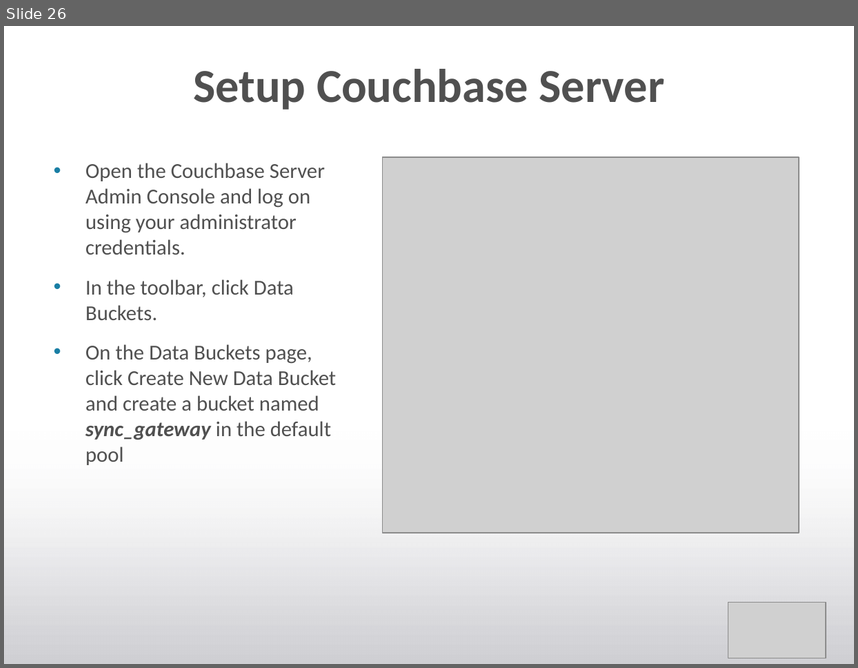
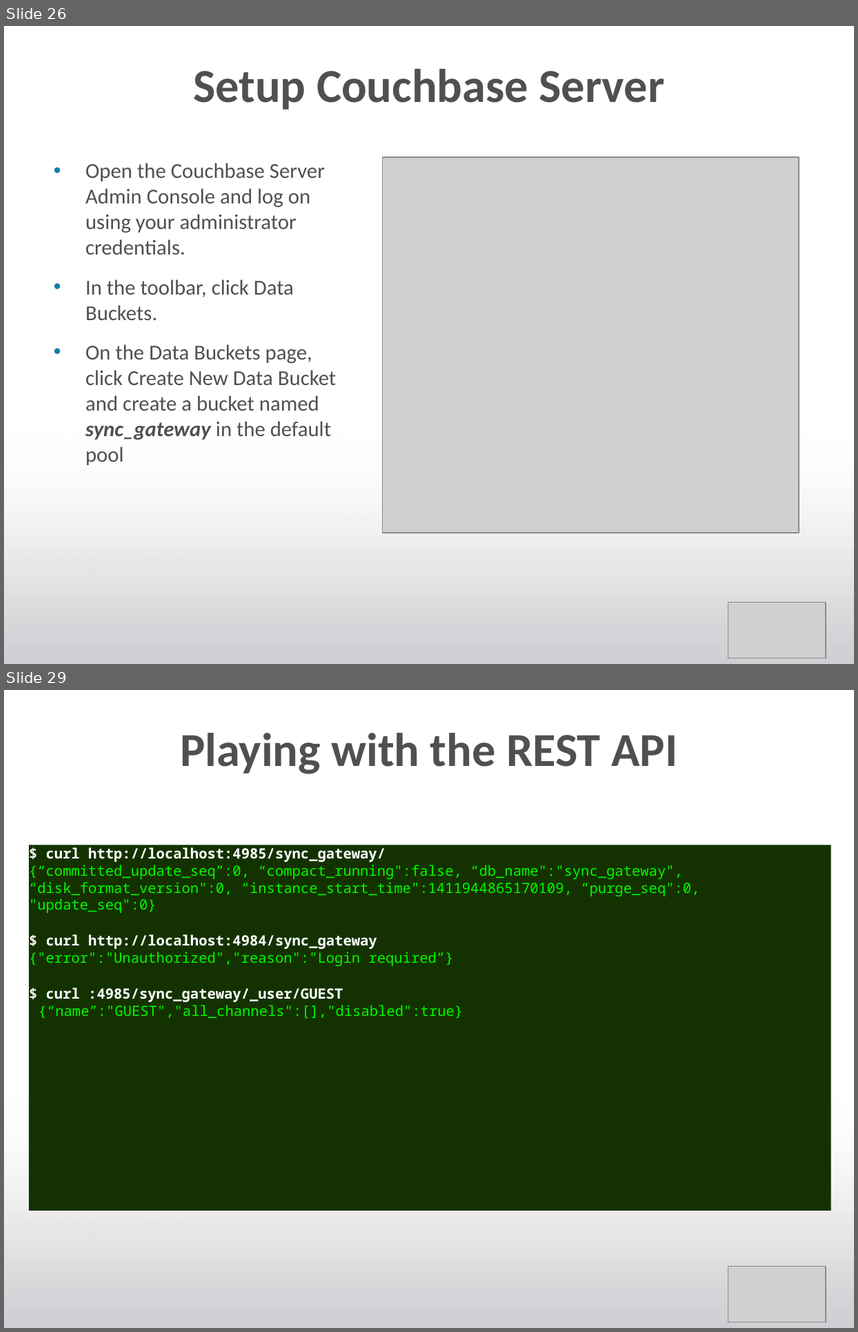
Before and after one commit to subalakr/workshop, a slide deck: mobile/presentations/IntroductionToSyncGateway.pptx. Shown one above the other, each under a label of ours: slide 26 before the commit, slides 26 and 29 after it; the slides between them are not shown. The pictures are 858x668 and 858x1332 pixels, drawn with LibreOffice and Linux fonts; fonts in the diff are those of the drawing; grey boxes stand for pictures; background and template pictures are left out. Boxes give left, top, right and bottom in pixels: in the first picture for what was removed or moved away, otherwise in the second. Text is boxed around its words. In the diff, an @@ line names an element or a change of style, - is before the commit and + after.

```diff
--- a/mobile/presentations/IntroductionToSyncGateway.pptx
+++ b/mobile/presentations/IntroductionToSyncGateway.pptx
@@ slide 29 added at (4, 690, 854, 1328), background #FFFFFF; not listed: 1 template element that a slide beside it also shows @@
@@ title added at (180, 733, 677, 774), 40 pt, text #505050, bold @@
+Playing with the REST API
@@ rectangle added at (29, 845, 831, 1210), fill #143201 @@
@@ text added at (29, 847, 700, 1018), 12 pt, text #00F900 @@
+$ curl http://localhost:4985/sync_gateway/
+  {“committed_update_seq”:0, “compact_running":false, “db_name":"sync_gateway", “disk_format_version":0, “instance_start_time":1411944865170109, “purge_seq":0, "update_seq":0}
+$ curl http://localhost:4984/sync_gateway
+  {"error":"Unauthorized","reason":"Login required”}
+$ curl :4985/sync_gateway/_user/GUEST
+  {“name”:"GUEST","all_channels":[],"disabled":true}
@@ rectangle added at (4, 1094, 854, 1328), fill gradient #D0D0D4 to #FFFFFF @@
@@ picture added at (728, 1266, 826, 1323) @@
```
Also in this commit, not shown: 17 slides changed.
